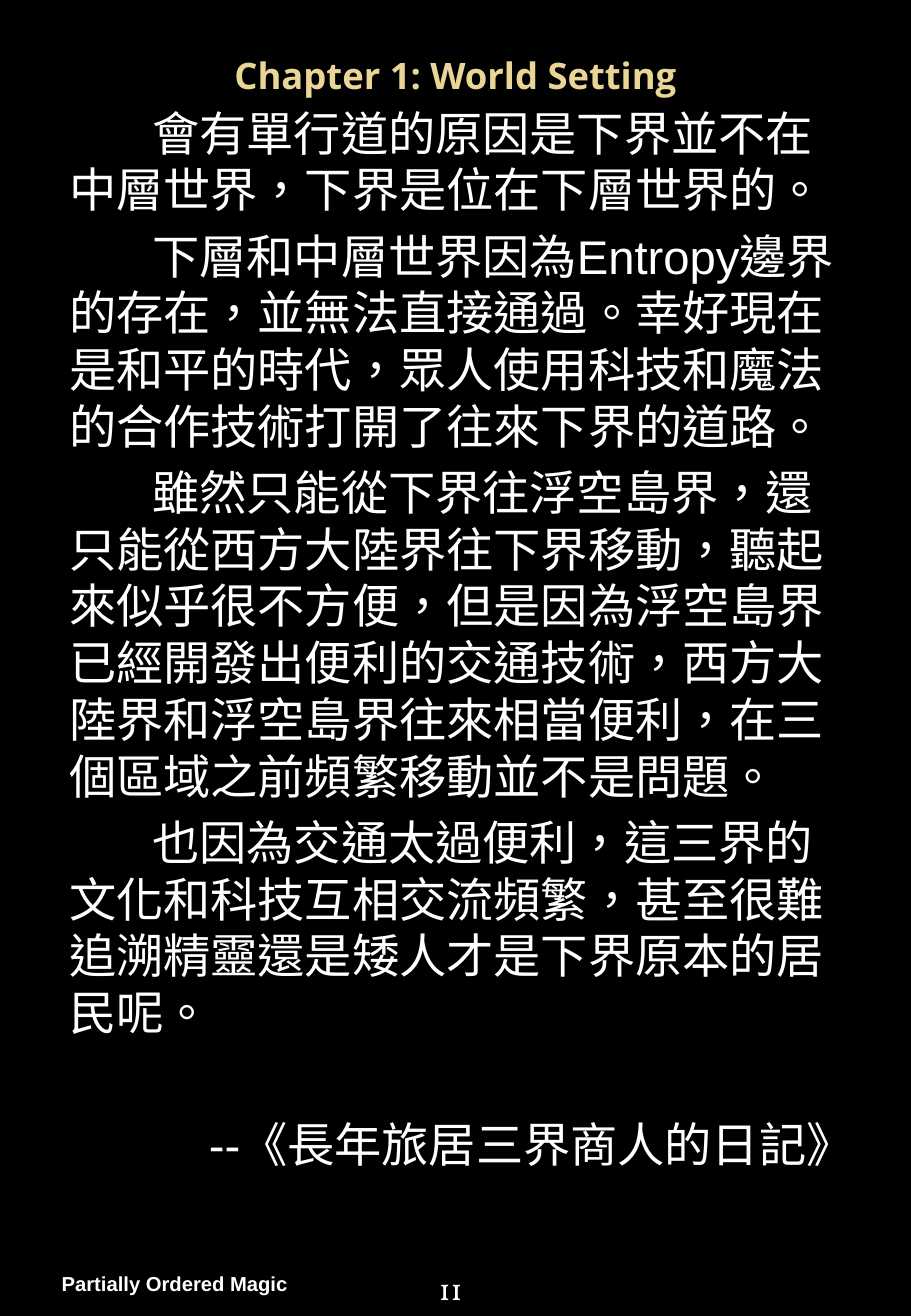
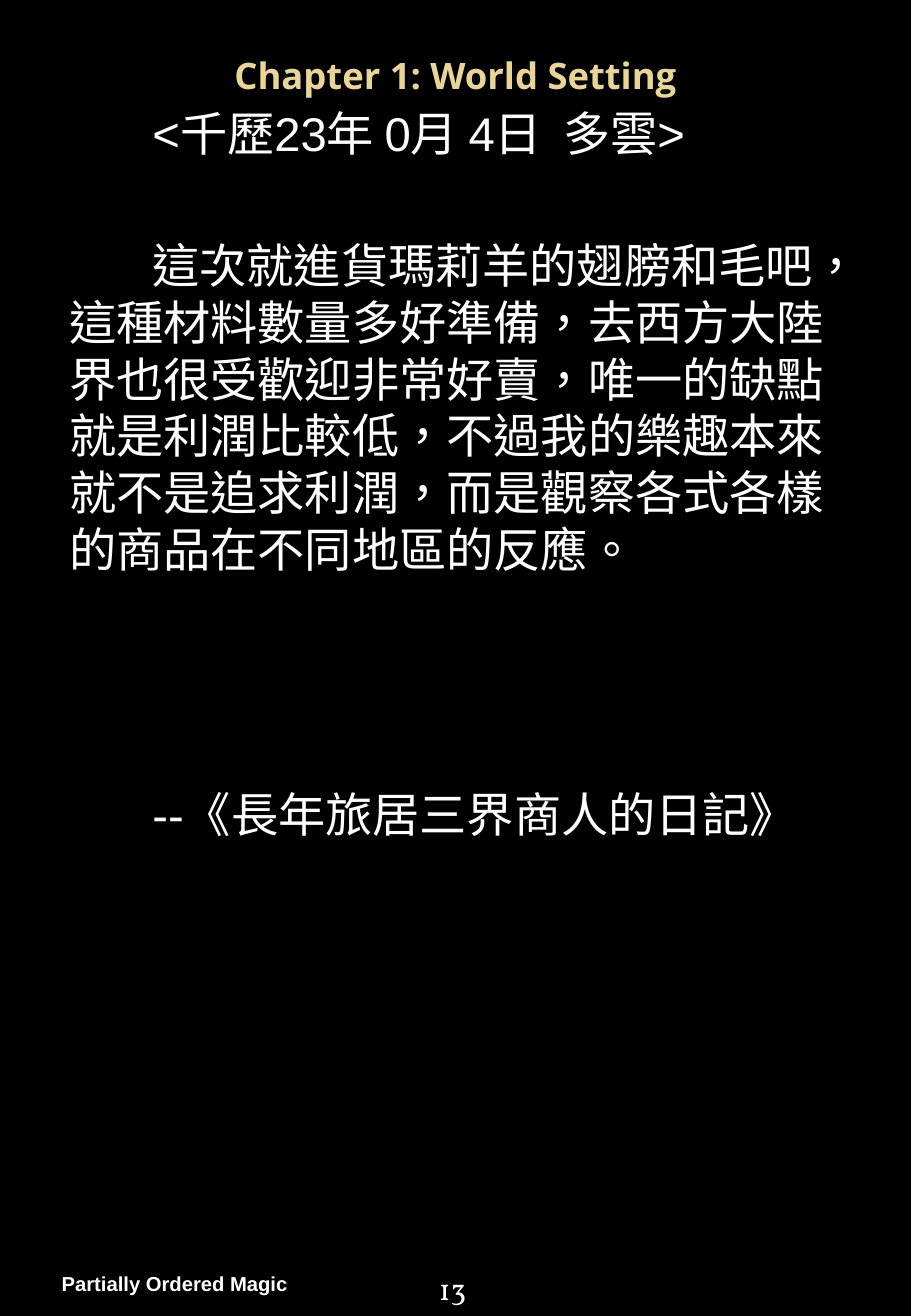
Before and after one commit to PartiallyOrderedMagic/PartiallyOrderedMagic.github.io, a slide deck: slide 14 of MyGame/Partially Ordered Magic Handbook.pptx (slide 12 before the commit). Drawn at 911x1316 pixels with LibreOffice and Linux fonts; fonts in the diff are those of the drawing; background and template pictures are left out. Boxes give left, top, right and bottom in pixels: in the first picture for what was removed or moved away, otherwise in the second. Text is boxed around its words. In the diff, an @@ line names an element or a change of style, - is before the commit and + after.

```diff
--- a/MyGame/Partially Ordered Magic Handbook.pptx
+++ b/MyGame/Partially Ordered Magic Handbook.pptx
@@ text at [69,111,860,571]: text changed @@
-會有單行道的原因是下界並不在中層世界，下界是位在下層世界的。
-下層和中層世界因為Entropy邊界的存在，並無法直接通過。幸好現在是和平的時代，眾人使用科技和魔法的合作技術打開了往來下界的道路。
-雖然只能從下界往浮空島界，還只能從西方大陸界往下界移動，聽起來似乎很不方便，但是因為浮空島界已經開發出便利的交通技術，西方大陸界和浮空島界往來相當便利，在三個區域之前頻繁移動並不是問題。
-也因為交通太過便利，這三界的文化和科技互相交流頻繁，甚至很難追溯精靈還是矮人才是下界原本的居民呢。
+<千歷23年 0月 4日 多雲>
+這次就進貨瑪莉羊的翅膀和毛吧，這種材料數量多好準備，去西方大陸界也很受歡迎非常好賣，唯一的缺點就是利潤比較低，不過我的樂趣本來就不是追求利潤，而是觀察各式各樣的商品在不同地區的反應。
@@ text at [152,794,797,836]: alignment right to left @@
@@ page number at [439,1284,466,1306]: text changed @@
-11
+13
```
Also in this commit, not shown: 19 other slides changed, 11 slides added, 1 other file.
